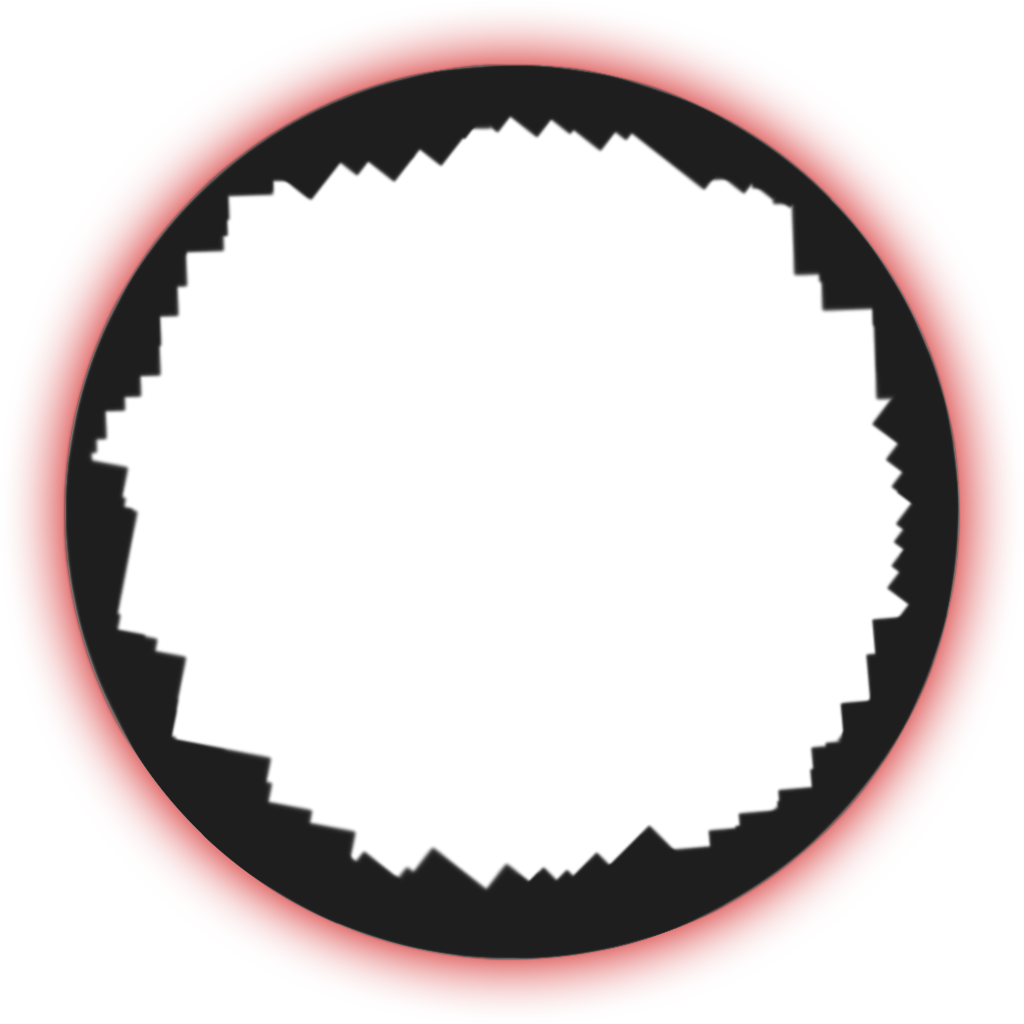
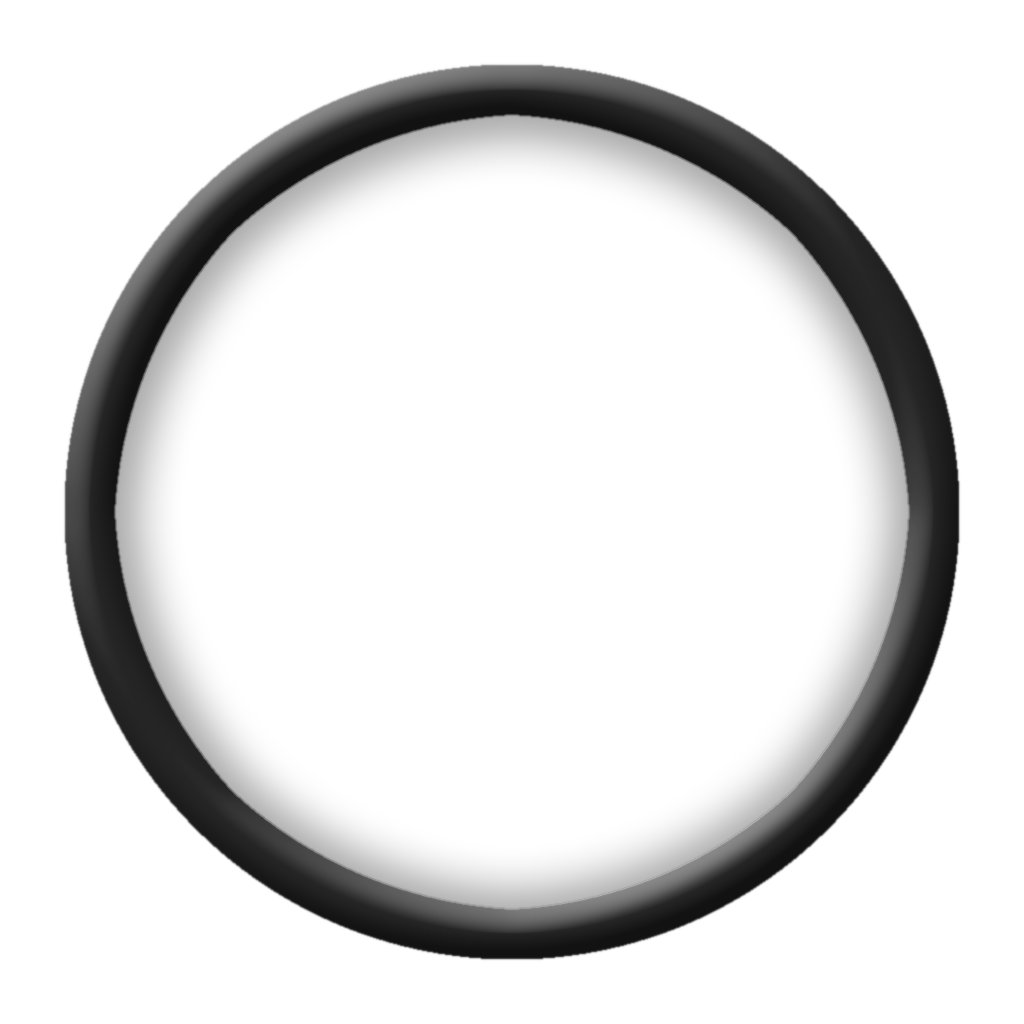
The second w=1024, h=1024 image is a revision of the first. Changes to its layers:
hid "Layer 3" over [61, 61, 962, 962]
added layer "Layer 2 copy 2" above "Layer 2" over [62, 62, 962, 962]
painted on "Layer 2" over [65, 65, 959, 959]
